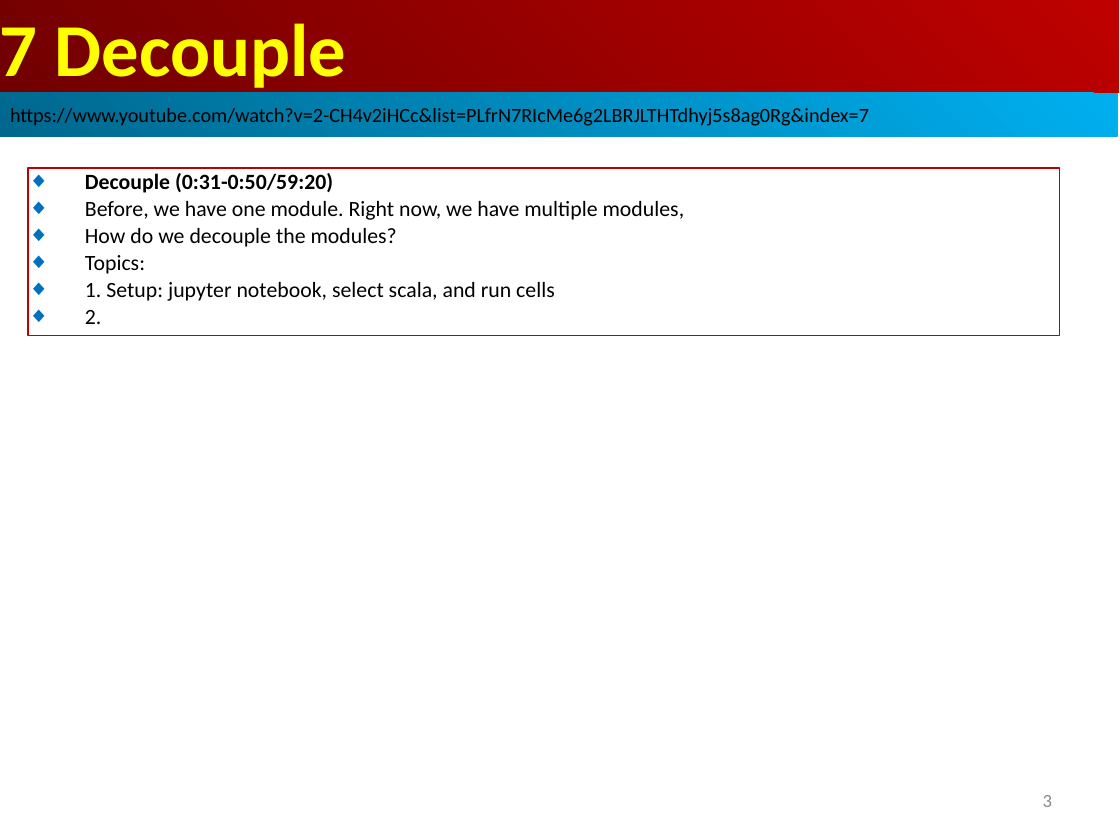
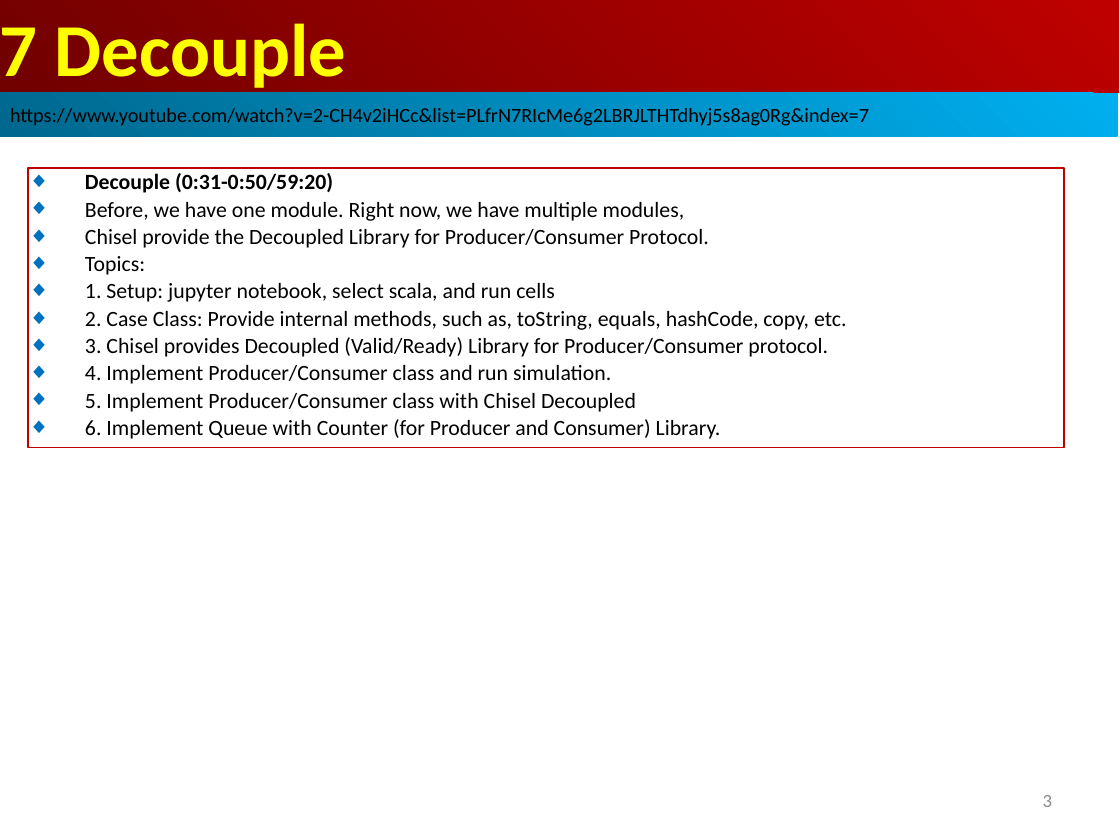
Before and after one commit to peterhchen/AIU_CS800_Chisel, a slide deck: slide 3 of 500_UCSC_HWD/007_Decoup/000_Video/007.Decoup.ppt. Drawn at 1120x840 pixels with LibreOffice and Linux fonts; fonts in the diff are those of the drawing. Boxes give left, top, right and bottom in pixels: in the first picture for what was removed or moved away, otherwise in the second. Text is boxed around its words. In the diff, an @@ line names an element or a change of style, - is before the commit and + after.

```diff
--- a/500_UCSC_HWD/007_Decoup/000_Video/007.Decoup.ppt
+++ b/500_UCSC_HWD/007_Decoup/000_Video/007.Decoup.ppt
@@ rectangle "Decouple (0:31-0:50/59:20)": place and size @@
-rectangle "Decouple (0:31-0:50/59:20)" at (28,168,1060,336)
+rectangle "Decouple (0:31-0:50/59:20)" at (28,168,1064,448)
@@ text in rectangle at (85,229,709,248): text changed @@
-◆ How do we decouple the modules?
+◆ Chisel provide the Decoupled Library for Producer/Consumer Protocol.
@@ text in rectangle at (85,311,847,439): text changed @@
-◆ 2.
+◆ 2. Case Class: Provide internal methods, such as, toString, equals, hashCode, copy, etc.
+◆ 3. Chisel provides Decoupled (Valid/Ready) Library for Producer/Consumer protocol.
+◆ 4. Implement Producer/Consumer class and run simulation.
+◆ 5. Implement Producer/Consumer class with Chisel Decoupled
+◆ 6. Implement Queue with Counter (for Producer and Consumer) Library.
```
